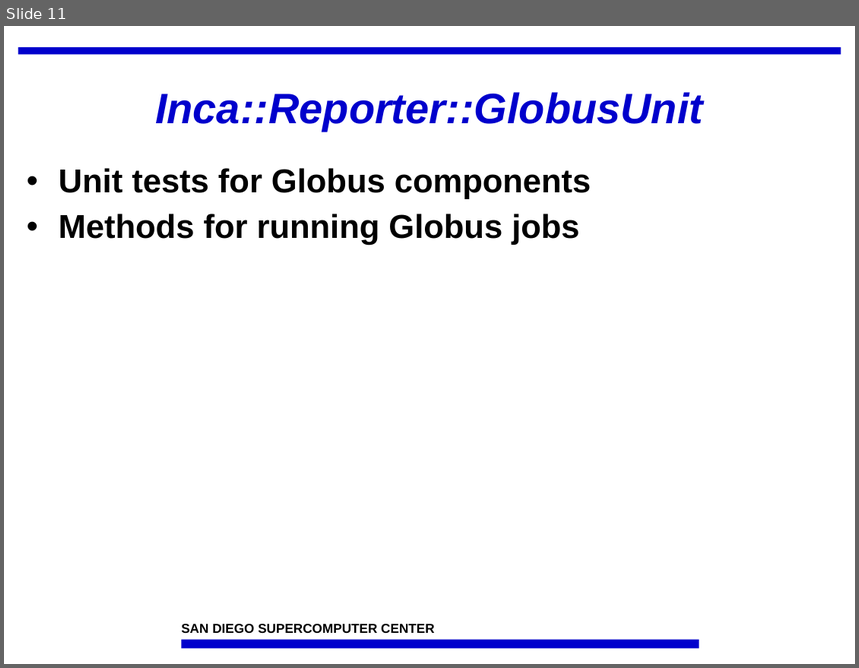
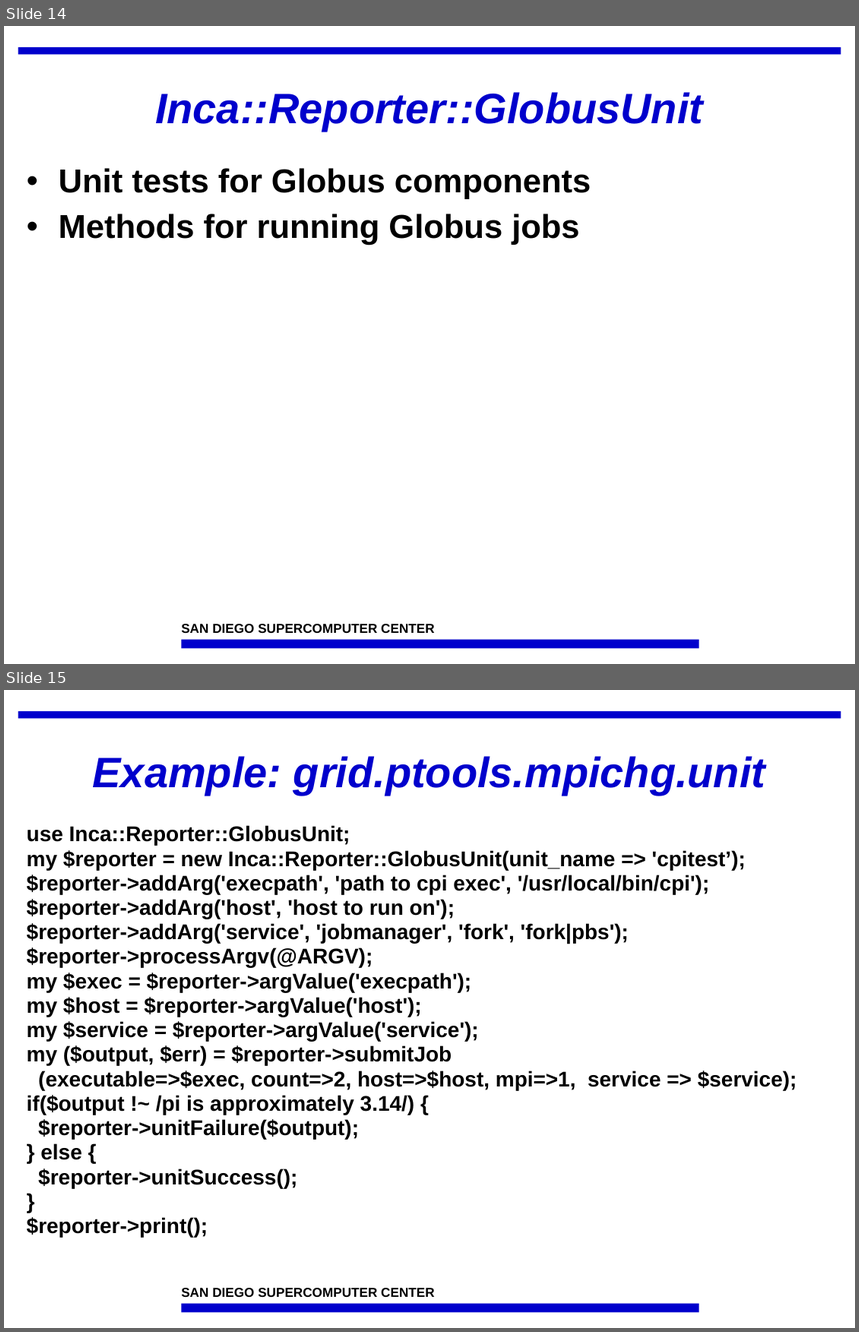
Before and after one commit to IncaProject/inca-xsede, a slide deck: talks/incaReporters.ppt. Shown one above the other, each under a label of ours: slide 11 before the commit, slides 14 and 15 after it. The pictures are 859x668 and 859x1332 pixels, drawn with LibreOffice and Linux fonts; fonts in the diff are those of the drawing; background and template pictures are left out. Boxes give left, top, right and bottom in pixels: in the first picture for what was removed or moved away, otherwise in the second. Text is boxed around its words. In the diff, an @@ line names an element or a change of style, - is before the commit and + after.

Commit message:
Add examples.

```diff
--- a/talks/incaReporters.ppt
+++ b/talks/incaReporters.ppt
@@ slide 15 added at (4, 690, 855, 1328), background #FFFFFF; not listed: 3 template elements that a slide beside it also shows @@
@@ title added at (93, 756, 766, 795), 36 pt, text #0000CC, bold, italic @@
+Example: grid.ptools.mpichg.unit
@@ text added at (27, 825, 797, 1237), 18 pt, text #000000, bold @@
+use Inca::Reporter::GlobusUnit;
+my $reporter = new Inca::Reporter::GlobusUnit(unit_name => 'cpitest’);
+$reporter->addArg('execpath', 'path to cpi exec', '/usr/local/bin/cpi');
+$reporter->addArg('host', 'host to run on');
+$reporter->addArg('service', 'jobmanager', 'fork', 'fork|pbs');
+$reporter->processArgv(@ARGV);
+my $exec = $reporter->argValue('execpath');
+my $host = $reporter->argValue('host');
+my $service = $reporter->argValue('service');
+my ($output, $err) = $reporter->submitJob
+(executable=>$exec, count=>2, host=>$host, mpi=>1, service => $service);
+if($output !~ /pi is approximately 3.14/) {
+$reporter->unitFailure($output);
+} else {
+$reporter->unitSuccess();
+}
+$reporter->print();
@@ what was slide 11 is now slide 14 @@
```
Also in this commit, not shown: 3 slides changed, 4 other slides added.
